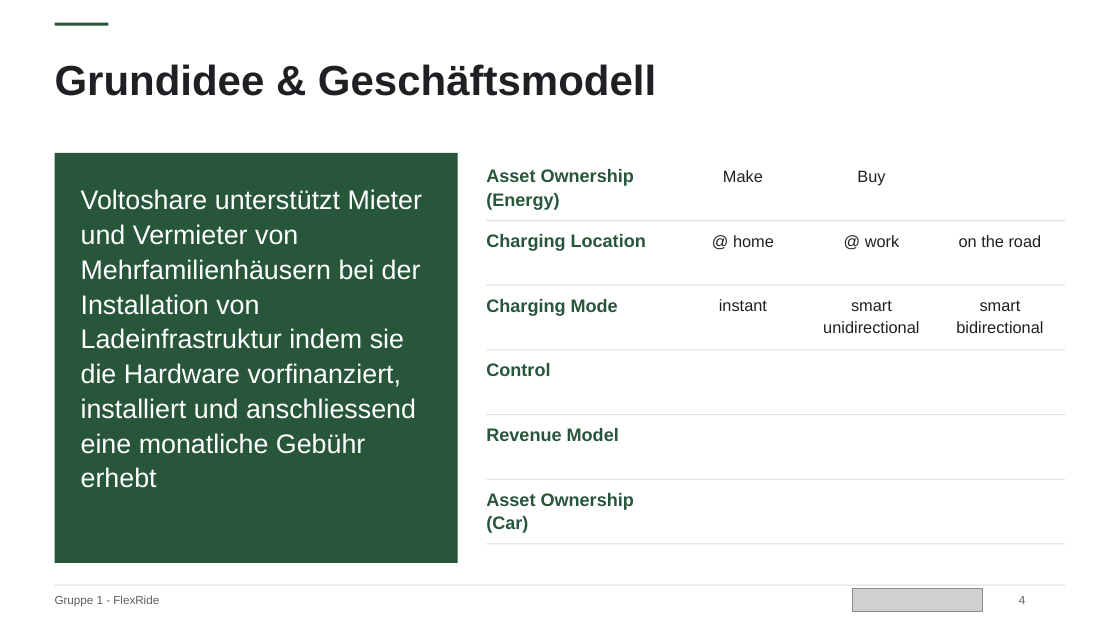
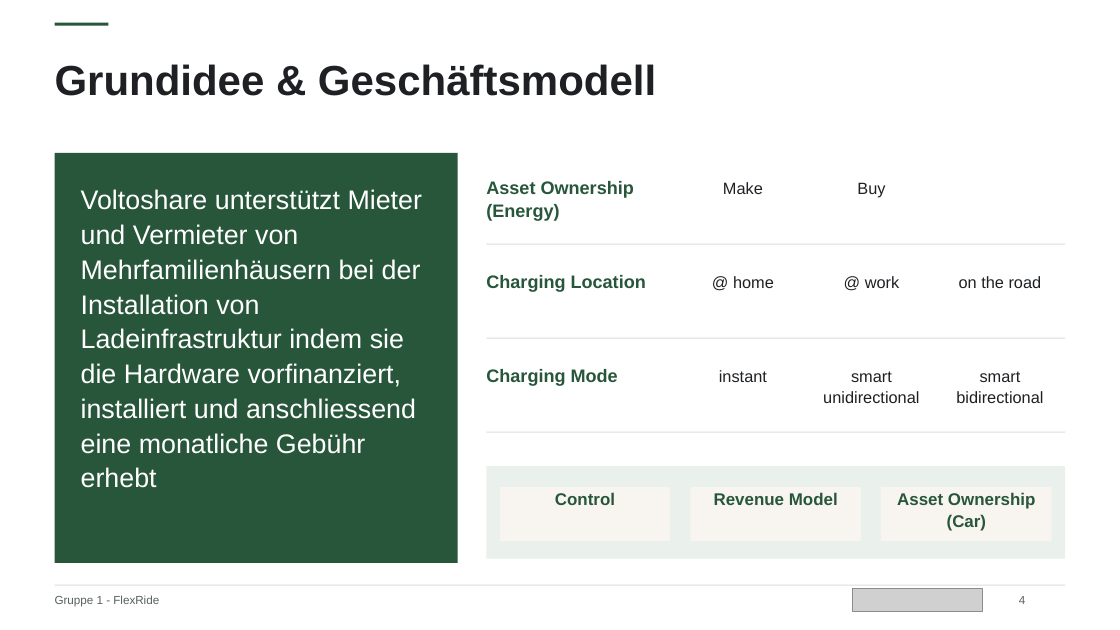
Before and after one commit to Mclement197/Economics-of-electromobility, a slide deck: slide 4 of sites/website/downloads/VoltoShare-Praesentation.pptx. Drawn at 1120x630 pixels with LibreOffice and Linux fonts; fonts in the diff are those of the drawing; grey boxes stand for pictures. Boxes give left, top, right and bottom in pixels: in the first picture for what was removed or moved away, otherwise in the second. Text is boxed around its words. In the diff, an @@ line names an element or a change of style, - is before the commit and + after.

```diff
--- a/sites/website/downloads/VoltoShare-Praesentation.pptx
+++ b/sites/website/downloads/VoltoShare-Praesentation.pptx
@@ text "Asset Ownership (Energy)": place and size @@
-text "Asset Ownership (Energy)" at (486,169,634,210)
+text "Asset Ownership (Energy)" at (486,181,634,221)
@@ text "Make": place and size @@
-text "Make" at (723,170,763,182)
+text "Make" at (723,182,763,194)
@@ text "Buy": place and size @@
-text "Buy" at (857,170,885,186)
+text "Buy" at (857,182,885,197)
@@ rectangle: place and size @@
-rectangle at (486,220,1065,221)
+rectangle at (486,244,1065,245)
@@ 4 texts: place and size @@
-4 texts at (486,234,1042,251)
+4 texts at (486,275,1042,292)
@@ rectangle: place and size @@
-rectangle at (486,285,1065,286)
+rectangle at (486,338,1065,339)
@@ 4 texts: place and size @@
-4 texts at (486,299,1043,333)
+4 texts at (486,369,1043,403)
@@ rectangle: place and size @@
-rectangle at (486,350,1065,350)
+rectangle at (486,432,1065,433)
@@ rectangle: place and size @@
-rectangle at (486,414,1065,415)
+rectangle at (486,466,1065,559)
@@ rectangle at (486,466,1065,559): fill #D9DFD9 to #EAF0EB @@
@@ rectangle removed at (486,479,1065,480) @@
@@ rectangle "Control": place and size @@
-rectangle "Control" at (486,363,550,376)
+rectangle "Control" at (500,487,670,541)
@@ rectangle "Revenue Model": place and size @@
-rectangle "Revenue Model" at (486,428,619,441)
+rectangle "Revenue Model" at (691,487,861,541)
@@ size 15.5 to 14.5 pt; alignment left to centre; fill none to #F8F5F0 in 3 elements at (500,487,670,541), (691,487,861,541), (881,487,1052,541) @@
@@ rectangle "Asset Ownership (Car)": place and size @@
-rectangle "Asset Ownership (Car)" at (486,493,634,533)
+rectangle "Asset Ownership (Car)" at (881,487,1052,541)
@@ rectangle removed at (486,544,1065,544) @@
```
Also in this commit, not shown: 3 other slides changed, 56 other files.
